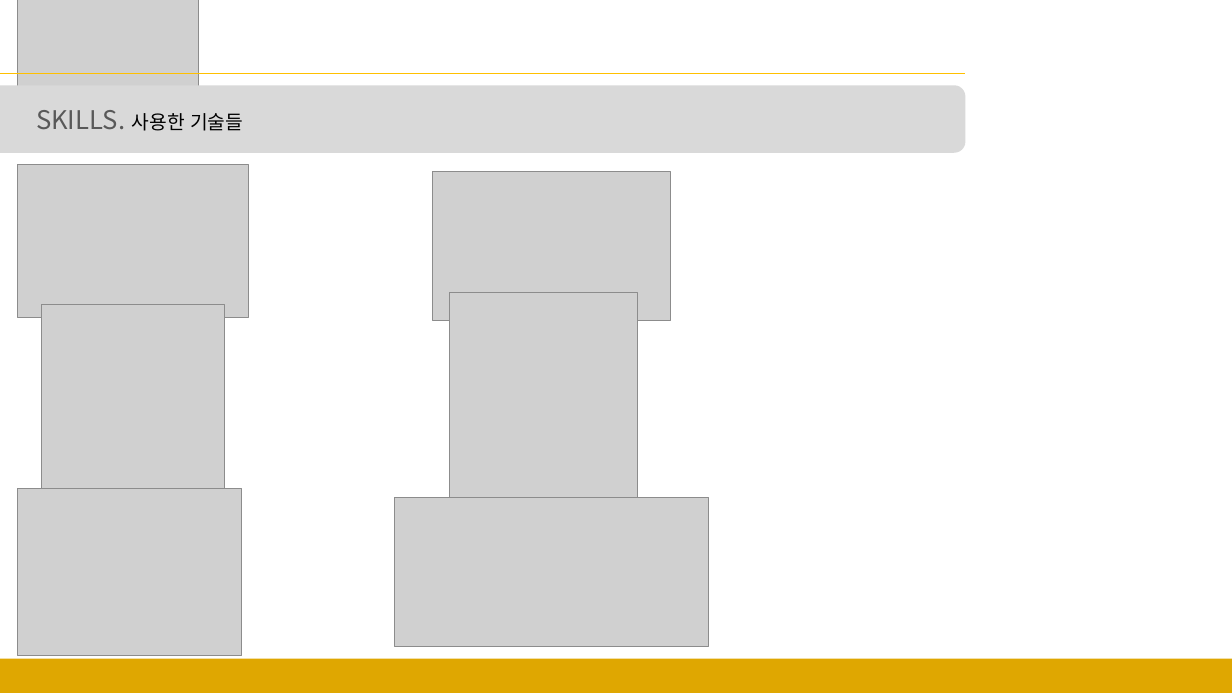
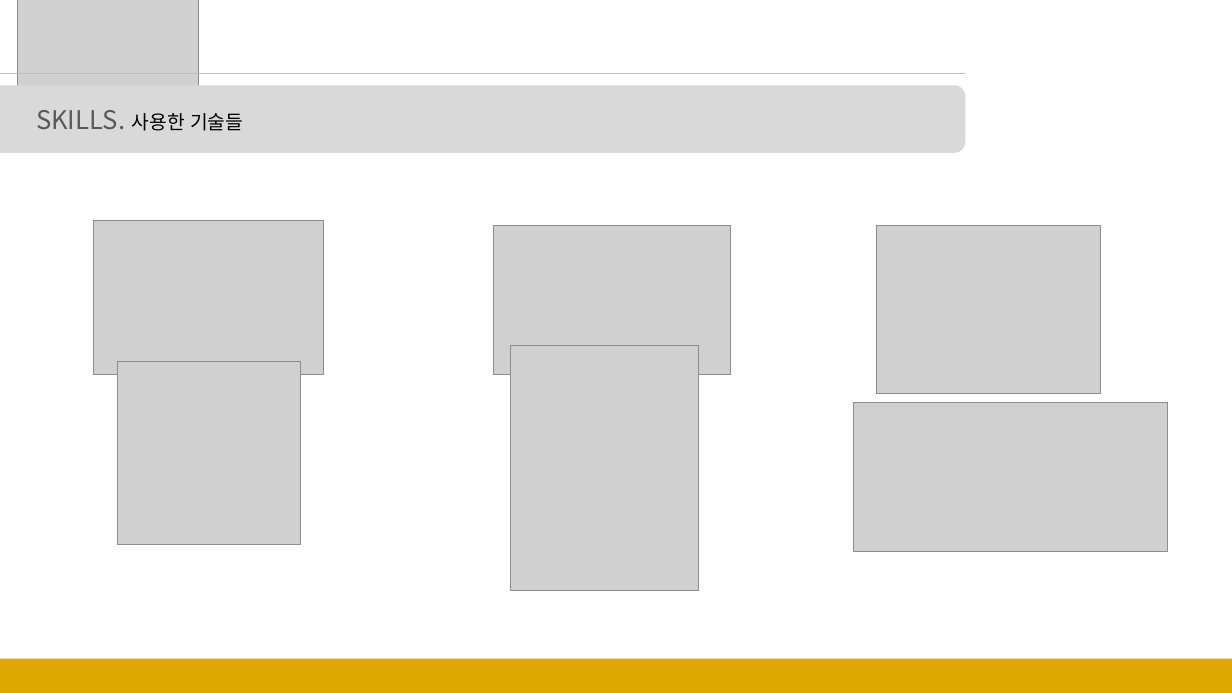
Before and after one commit to sgyoung96/Petmily, a slide deck: slide 8 of docs/발표ppt/발표.pptx. Drawn at 1232x693 pixels with LibreOffice and Linux fonts; fonts in the diff are those of the drawing; grey boxes stand for pictures. Boxes give left, top, right and bottom in pixels: in the first picture for what was removed or moved away, otherwise in the second. Text is boxed around its words. In the diff, an @@ line names an element or a change of style, - is before the commit and + after.

```diff
--- a/docs/발표ppt/발표.pptx
+++ b/docs/발표ppt/발표.pptx
@@ picture: place and size @@
-picture at (18,165,248,318)
+picture at (93,221,323,374)
@@ picture: place and size @@
-picture at (433,172,671,321)
+picture at (494,226,731,374)
@@ picture: place and size @@
-picture at (18,488,241,656)
+picture at (877,226,1101,394)
@@ picture: place and size @@
-picture at (450,292,638,537)
+picture at (510,346,698,591)
@@ picture: place and size @@
-picture at (42,305,226,489)
+picture at (117,361,301,545)
@@ picture: place and size @@
-picture at (395,497,709,646)
+picture at (854,402,1168,551)
```
Also in this commit, not shown: 7 other slides changed, 2 other files.
